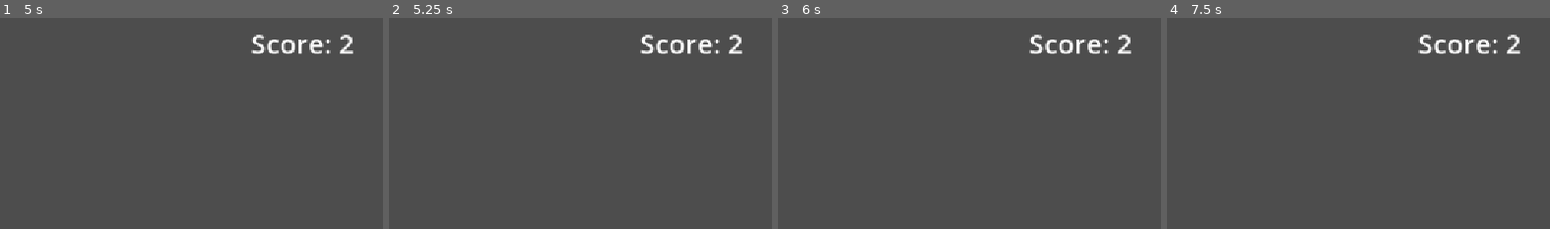
Above: before the commit, frames 1-4 (left to right).
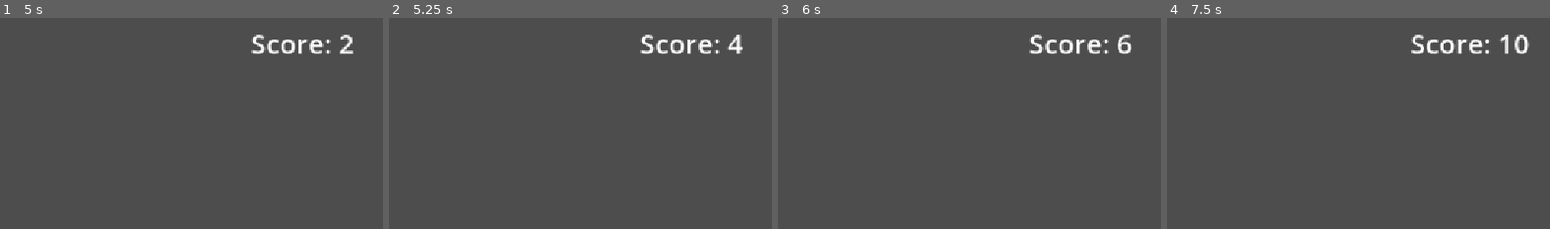
Above: after the commit, the same moments.

Repository: JadenValdez/SetSquare
Game: Godot game, scene res://Scenes/SetSquare.tscn
Same seed, same stepped clock (60 frames per second), same inputs: the game is played once before the commit and once after it.
Inputs (mouse positions are % of the whole screen's width and height, from its top left):
- Up to frame 1 (5 s): click (88, 92) at 0.5 s; click (12, 7) at 1.25 s; click (12, 7) at 2 s; click (88, 92) at 2.75 s; click (12, 7) at 3.5 s; click (88, 92) at 4.25 s
- Up to frame 2 (5.25 s): tap Enter at 5 s; move the mouse to (73, 45) at 5.02 s; click (73, 45) at 5.17 s
- Up to frame 3 (6 s): tap Space at 5.75 s; move the mouse to (30, 55) at 5.77 s; click (30, 55) at 5.92 s
- Up to frame 4 (7.5 s): tap Enter at 6.5 s; move the mouse to (61, 27) at 6.52 s; click (61, 27) at 6.67 s; tap Space at 7.25 s; move the mouse to (46, 71) at 7.27 s; click (46, 71) at 7.42 s
The pictures show only the part of the screen within x 50-100%, y 0-50%; the shares and areas given below are measured in that part.

Frame 1 is identical in both runs. In frame 2, 0.3% of the frame differs, in the area x 88-93%, y 7-18%; in frame 3, 0.2%; in frame 4, 1.6%, in the area x 63-95%, y 7-18%.
Error before the commit: Parse Error: Identifier "_delete_all_tiles" not declared in the current scope. (res://Scripts/Tile.gd:18)

Commit message:
Added End of Round Answer Tabs
Added Answers tabs at the end of the round to show what sets were missed. Added new "extra" tile set for later levels.

Diff:
--- a/Scripts/AnswerCheck.gd
+++ b/Scripts/AnswerCheck.gd
@@ -73,8 +73,10 @@
 					break
 
 			if !(tiles_found >= 3):
+				AnswerCreator.CreateAnswerTabRoundEnd(set_id)
 				pass
 				#this set was not found
 				#show visual that shows it where it was on the board
+				#need to save sets with column and row or something
 
 	LevelManager.StartNewRound()
--- a/Scripts/AnswerCreator.gd
+++ b/Scripts/AnswerCreator.gd
@@ -14,3 +14,11 @@
 	instance.position = Vector2(576 + 80 * CurrentAnswerAmount, 608)
 	add_child(instance)
 	CurrentAnswerAmount += 1
+
+func CreateAnswerTabRoundEnd(set_id: int) -> void:
+	SignalBus.move_remaining_answer_tabs.emit()
+	var instance = ANSWER_TAB.instantiate()
+	instance.selected_tiles = GameManager.Sets[set_id]
+	instance.position = Vector2(576 + 80 * CurrentAnswerAmount, 608)
+	add_child(instance)
+	CurrentAnswerAmount += 1
--- a/Scripts/GameManager.gd
+++ b/Scripts/GameManager.gd
@@ -14,43 +14,71 @@
 	#column amounts will always be equal, or 1 more than the amount of rows
 	1: {
 		"Rows": 2,
+		"Columns": 2,
+		"List": "Normal",
+		"Answers": [0, 0, 0, 1, 1]
+	},
+
+	2: {
+		"Rows": 2,
 		"Columns": 3,
 		"List": "Normal",
 		"Answers": [0, 1, 1, 2, 2]
 	},
 
-	2: {
+	3: {
 		"Rows": 3,
 		"Columns": 3,
 		"List": "Normal",
 		"Answers": [1, 1, 2, 2, 3]
 	},
 
-	3: {
-		"Rows": 3,
-		"Columns": 4,
-		"List": "Normal",
-		"Answers": [2, 2, 3, 4, 5]
+	4: {
+		"Rows": 2,
+		"Columns": 3,
+		"List": "Large",
+		"Answers": [1, 1, 2, 2, 2]
 	},
 
-	4: {
+	5: {
+		"Rows": 3,
+		"Columns": 3,
+		"List": "Large",
+		"Answers": [1, 2, 2, 3, 3]
+	},
+
+	6: {
 		"Rows": 3,
 		"Columns": 4,
 		"List": "Large",
-		"Answers": [3, 3, 4, 5, 6]
+		"Answers": [2, 3, 4, 5, 6]
 	},
 
-	5: {
-		"Rows": 4,
-		"Columns": 4,
-		"List": "Large",
-		"Answers": [4, 5, 6, 8, 10]
+	7: {
+		"Rows": 2,
+		"Columns": 3,
+		"List": "Extra",
+		"Answers": [1, 2, 2, 2, 3]
 	},
 
+	8: {
+		"Rows": 3,
+		"Columns": 3,
+		"List": "Extra",
+		"Answers": [2, 2, 3, 3, 4]
+	},
+
+	9: {
+		"Rows": 3,
+		"Columns": 4,
+		"List": "Extra",
+		"Answers": [2, 4, 6, 8, 10]
+	},
 }
 
 var TileList: Array
 var LargeTileList: Array
+var ExtraTileList: Array
 #maybe an "extra" list with 5?
 
 func _ready() -> void:
@@ -67,4 +95,7 @@
 				TileList.append(str(i) + str(j) + str(k))
 
 				for l in range(3):
-					LargeTileList.append(str(i) + str(j) + str(l) + str(k))
+					LargeTileList.append(str(i) + str(j) + str(k) + str(l))
+
+					for m in range(3):
+						ExtraTileList.append(str(i) + str(j) + str(k) + str(l) + str(m))
--- a/Scripts/MainPlayArea.gd
+++ b/Scripts/MainPlayArea.gd
@@ -16,9 +16,16 @@
 	current_row = 1
 	current_column = 1
 	for tile in chosen_tiles:
+
 		if current_column > GameManager.BoardColumns:
 			current_column = 1
 			current_row += 1
+
+		for set_id in GameManager.Sets:
+			for tile_id in GameManager.Sets[set_id]:
+				GameManager.Sets[set_id][tile_id].Row = current_row
+				GameManager.Sets[set_id][tile_id].Column = current_column
+
 		var instance = TILE.instantiate()
 
 		instance.tile_id = tile
--- a/Scripts/Tile.gd
+++ b/Scripts/Tile.gd
@@ -31,7 +31,10 @@
 
 	#color
 	instance.shape_color = TileInformation.COLORS[tile_id[1]]
-	instance.line_color = TileInformation.COLORS[tile_id[1]]
+	if tile_id.length() >= 5:
+		instance.line_color = TileInformation.LINECOLORS[tile_id[4]]
+	else:
+		instance.line_color = TileInformation.COLORS[tile_id[1]]
 
 	#fill
 	instance.fill = TileInformation.FILL[tile_id[2]]
@@ -61,5 +64,5 @@
 	line_2d.hide()
 
 
-func delete_all_tiles() -> void:
+func _delete_all_tiles() -> void:
 	queue_free()
--- a/Scripts/TileGenerator.gd
+++ b/Scripts/TileGenerator.gd
@@ -7,7 +7,7 @@
 var AnswerTile: String
 var Answers: Dictionary
 var Sets: Dictionary
-var TempSet: Array
+var TempSet: Dictionary
 var CurrentAnswer:int
 
 var TotalSpaces: int
@@ -24,7 +24,14 @@
 	Sets = {}
 	CurrentAnswer = 0
 	#change tile list based on current list type
-	TileList = GameManager.TileList.duplicate(true)
+	match GameManager.List:
+		"Normal":
+			TileList = GameManager.TileList.duplicate(true)
+		"Large":
+			TileList = GameManager.LargeTileList.duplicate(true)
+		"Extra":
+			TileList = GameManager.ExtraTileList.duplicate(true)
+
 	TotalSpaces = GameManager.BoardRows * GameManager.BoardColumns
 	CurrentSpace = 0
 	for i in range(GameManager.BoardRows):
@@ -37,11 +44,18 @@
 					else:
 						GameManager.AnswerAmount -= Answers[x].Amount
 						for pair_id in Answers[x].HalfSet:
-							TempSet = []
+							TempSet = {}
 							for id in Answers[x].HalfSet[pair_id]:
-								TempSet.append(id)
-							TempSet.append(x)
+								TempSet[id] = {
+									"Row": 0,
+									"Column": 0
+								}
+							TempSet[x] = {
+								"Row": 0,
+								"Column": 0
+							}
 							CurrentAnswer += 1
+
 							Sets[CurrentAnswer] = TempSet
 
 						Answers.erase(x)
@@ -49,7 +63,12 @@
 						break
 
 			else:
-				get_answers(TileList[randi() % TileList.size()])
+				if TileList.size() == 0:
+					pass
+					#have to come up with some way of still having stuff
+					#3x4 is too big for 3 set
+				else:
+					get_answers(TileList[randi() % TileList.size()])
 
 			CurrentSpace += 1
 
--- a/Scripts/TileInformation.gd
+++ b/Scripts/TileInformation.gd
@@ -24,4 +24,8 @@
 	"2": Color(1, 1, 1, 1) #white
 }
 
-#possibly orange, green, and purple line color if 5th
+const LINECOLORS: Dictionary = {
+	"0": Color(1, 0.5, 0, 1), #orange
+	"1": Color(0, 1, 0, 1), #green
+	"2": Color(0.5, 0, 1, 1) #purple
+}
